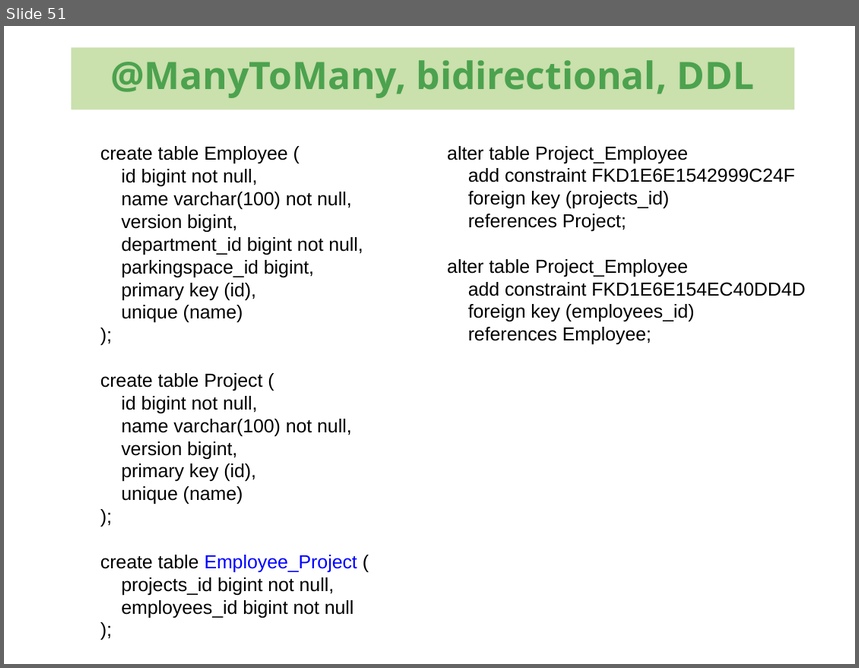
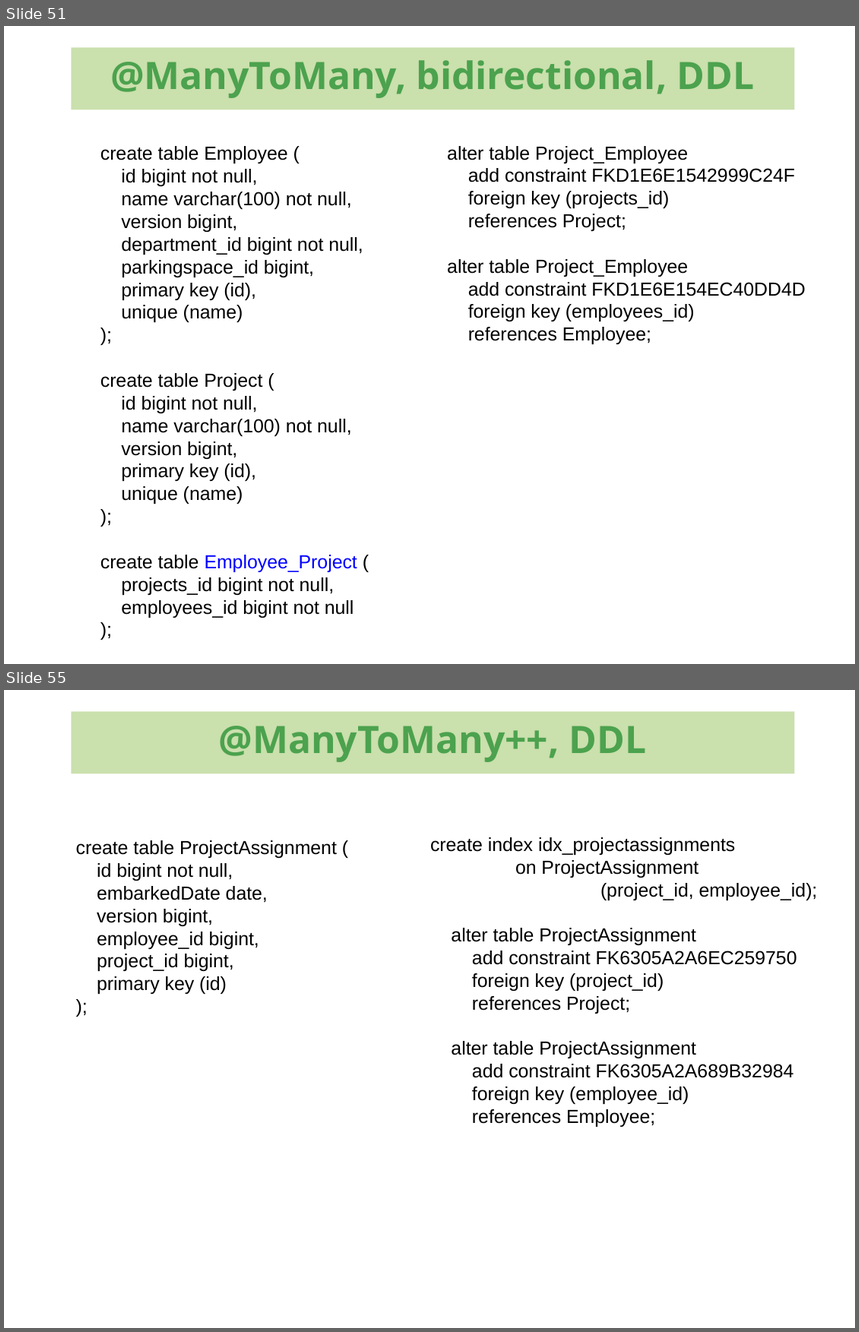
Before and after one commit to kenglxn/seam-maven-refimpl, a slide deck: sandbox/loo/jpa-continued/jpa-continued.odp. Shown one above the other, each under a label of ours: slide 51 before the commit, slides 51 and 55 after it; the slides between them are not shown. The pictures are 859x668 and 859x1332 pixels, drawn with LibreOffice and Linux fonts; fonts in the diff are those of the drawing; background and template pictures are left out. Boxes give left, top, right and bottom in pixels: in the first picture for what was removed or moved away, otherwise in the second. Text is boxed around its words. In the diff, an @@ line names an element or a change of style, - is before the commit and + after.

```diff
--- a/sandbox/loo/jpa-continued/jpa-continued.odp
+++ b/sandbox/loo/jpa-continued/jpa-continued.odp
@@ slide 55 added at [4, 690, 855, 1328], background #FFFFFF @@
@@ rectangle added at [71, 711, 794, 774], fill #CAE0AD, 32 pt, text #4CA24E, bold @@
+@ManyToMany++, DDL
@@ text added at [76, 840, 337, 994], 16 pt, text #000000 @@
+create table ProjectAssignment (
+id bigint not null,
+embarkedDate date,
+version bigint,
+employee_id bigint,
+project_id bigint,
+primary key (id)
+);
@@ text added at [430, 837, 818, 1127], 16 pt, text #000000 @@
+create index idx_projectassignments
+on ProjectAssignment
+(project_id, employee_id);
+alter table ProjectAssignment
+add constraint FK6305A2A6EC259750
+foreign key (project_id)
+references Project;
+alter table ProjectAssignment
+add constraint FK6305A2A689B32984
+foreign key (employee_id)
+references Employee;
```
Also in this commit, not shown: 12 slides changed, 3 other slides added.
